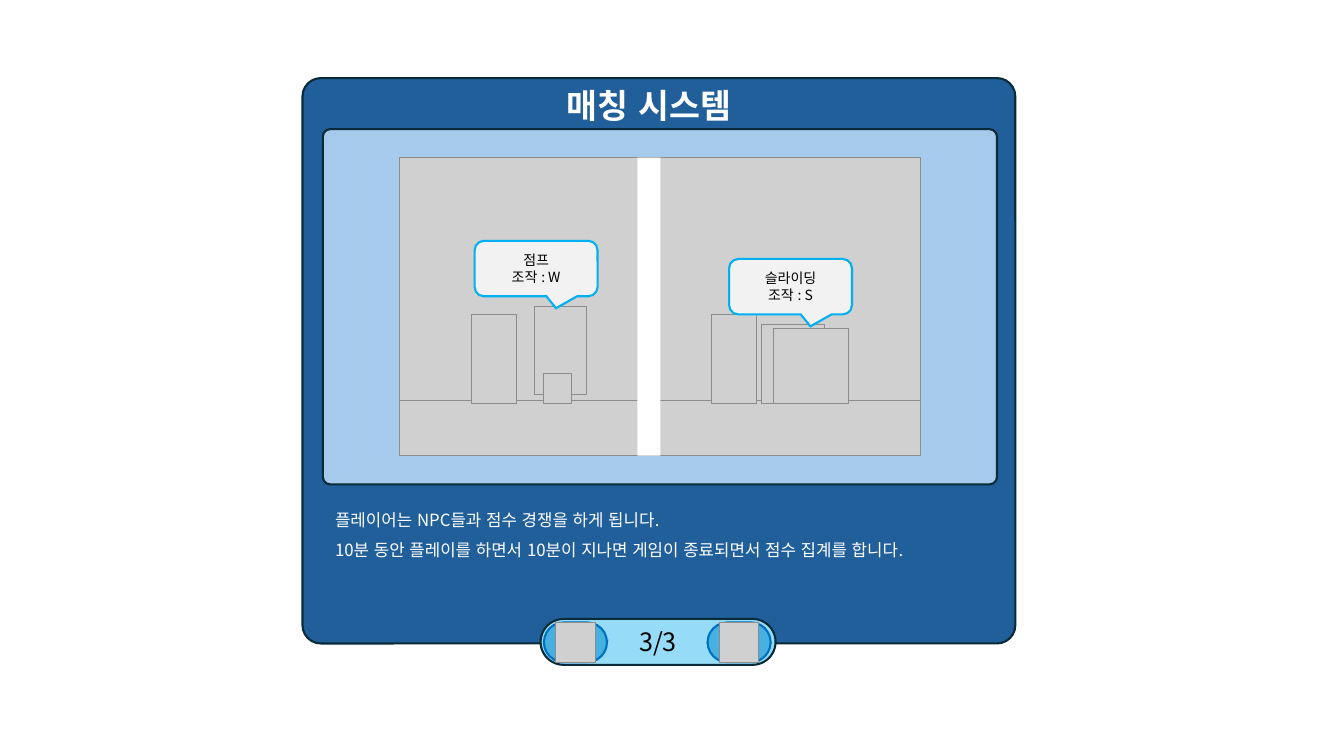
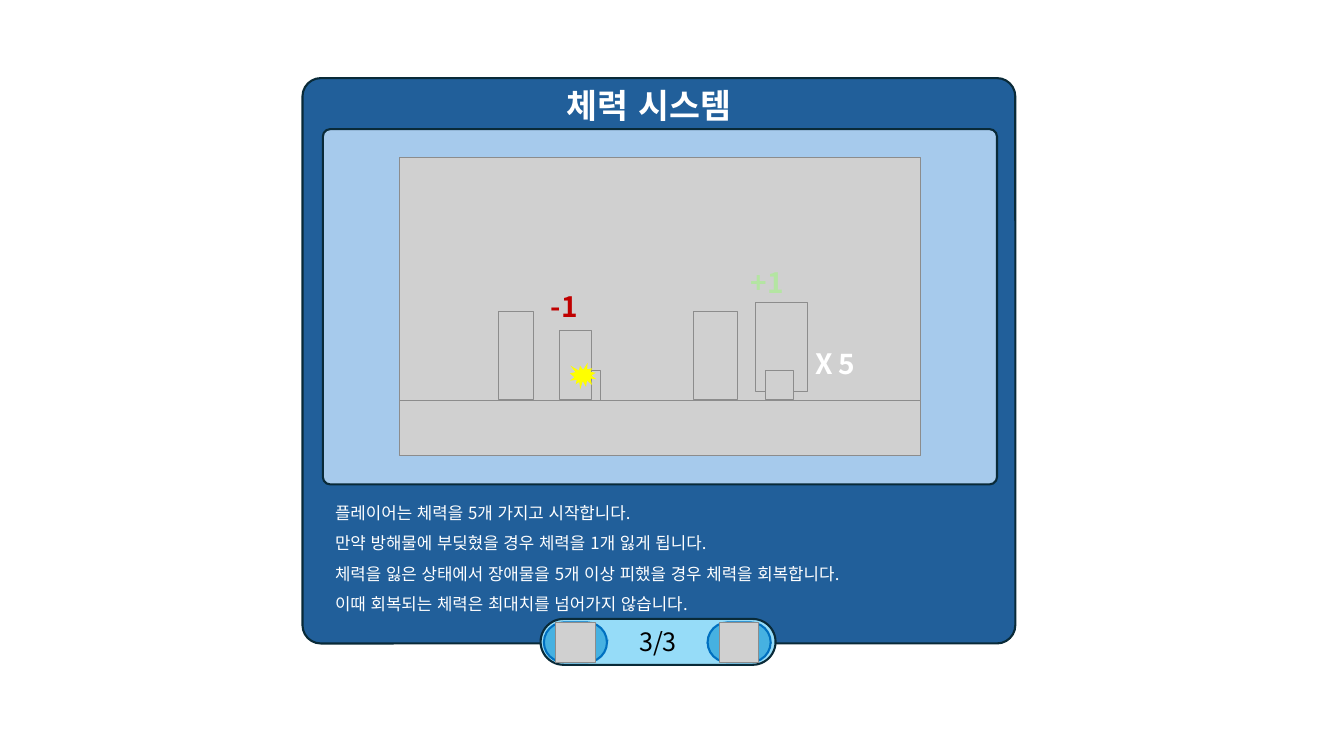
Before and after one commit to weariness00/Mandle_10Minute_Game, a slide deck: slide 33 of document/UI.pptx (slide 34 before the commit). Drawn at 1344x756 pixels with LibreOffice and Linux fonts; fonts in the diff are those of the drawing; grey boxes stand for pictures; background and template pictures are left out. Boxes give left, top, right and bottom in pixels: in the first picture for what was removed or moved away, otherwise in the second. Text is boxed around its words. In the diff, an @@ line names an element or a change of style, - is before the commit and + after.

```diff
--- a/document/UI.pptx
+++ b/document/UI.pptx
@@ text at [567, 89, 731, 121]: text changed @@
-매칭 시스템
+체력 시스템
@@ group removed at [475, 158, 852, 457]: 2 rounded speech boxes, 1 picture, 1 rectangle @@
-점프
-조작 : W
-슬라이딩
-조작 : S
@@ group added at [551, 273, 856, 400]: 3 texts, 1 picture, 1 irregular seal @@
+X 5
++1
+-1
@@ picture: place and size @@
-picture at [712, 316, 756, 404]
+picture at [499, 312, 534, 399]
@@ 3 pictures: place and size @@
-3 pictures at [472, 307, 587, 404]
+3 pictures at [694, 303, 809, 400]
@@ picture: place and size @@
-picture at [762, 325, 825, 403]
+picture at [573, 371, 600, 400]
@@ text at [335, 505, 839, 612]: text changed @@
-플레이어는 NPC들과 점수 경쟁을 하게 됩니다.
-10분 동안 플레이를 하면서 10분이 지나면 게임이 종료되면서 점수 집계를 합니다.
+플레이어는 체력을 5개 가지고 시작합니다.
+만약 방해물에 부딪혔을 경우 체력을 1개 잃게 됩니다.
+체력을 잃은 상태에서 장애물을 5개 이상 피했을 경우 체력을 회복합니다.
+이때 회복되는 체력은 최대치를 넘어가지 않습니다.
```
Also in this commit, not shown: 1 other slide changed, 1 slide added, 1 slide removed, 3 other files.
